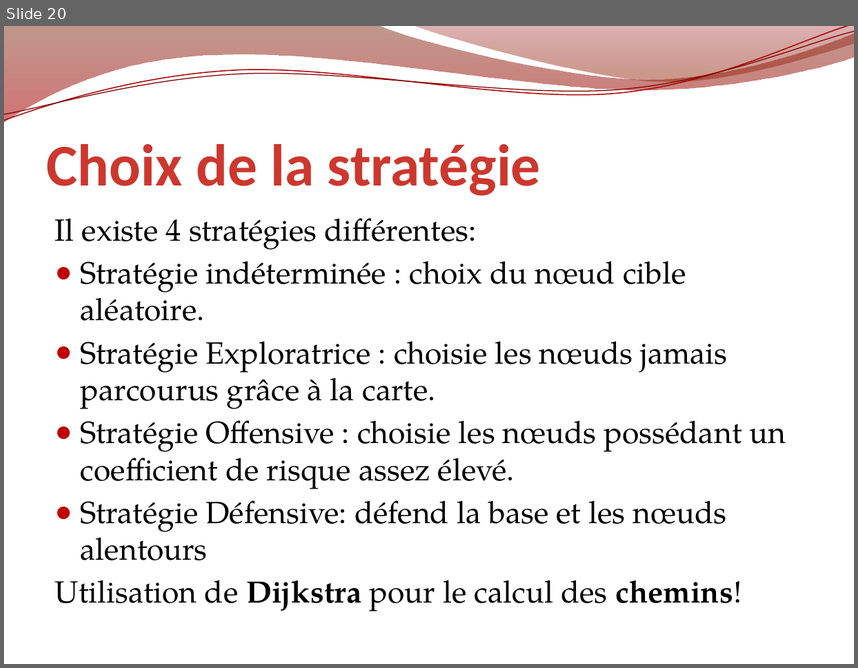
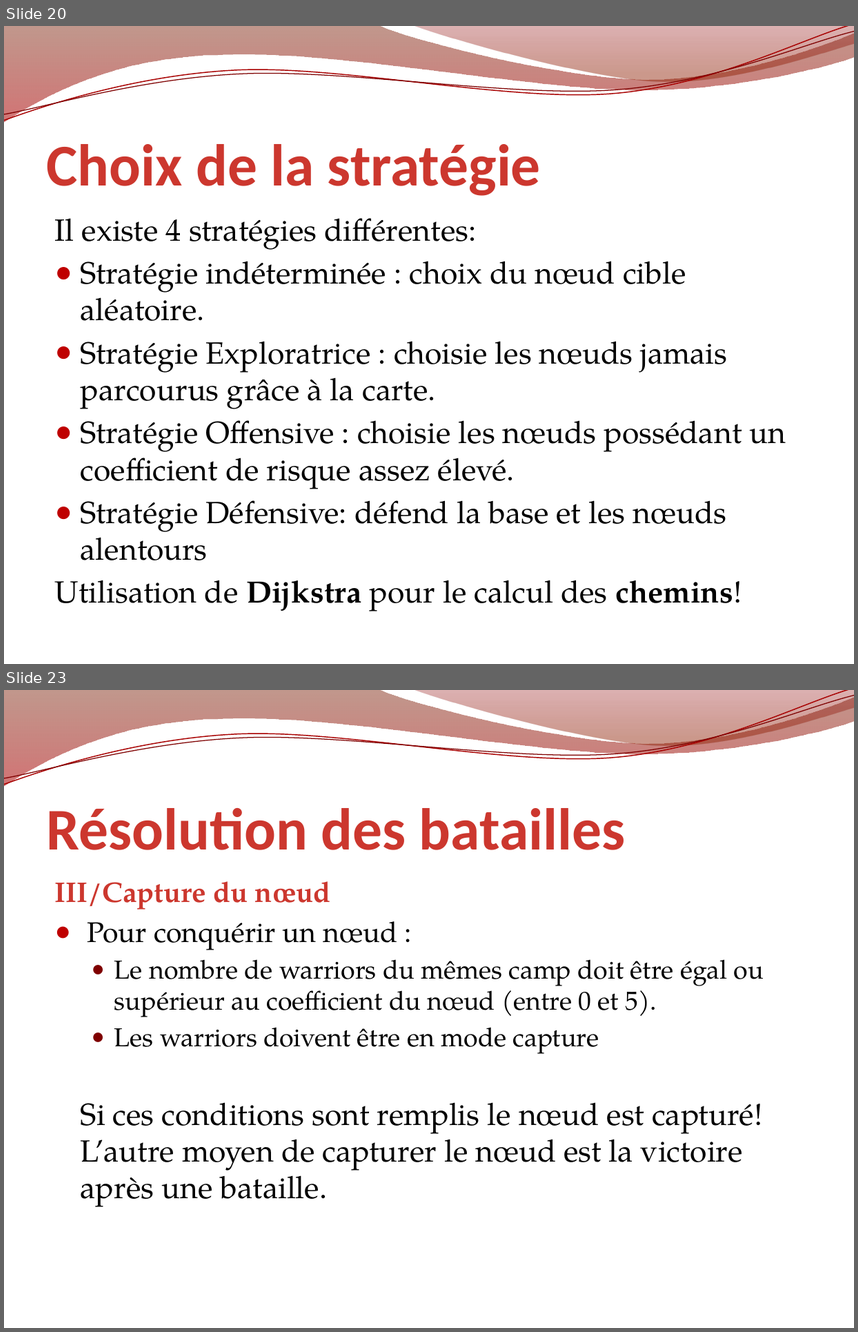
Before and after one commit to erz/voogle, a slide deck: doc/Voogle.pptx. Shown one above the other, each under a label of ours: slide 20 before the commit, slides 20 and 23 after it; the slides between them are not shown. The pictures are 858x668 and 858x1332 pixels, drawn with LibreOffice and Linux fonts; fonts in the diff are those of the drawing; background and template pictures are left out. Boxes give left, top, right and bottom in pixels: in the first picture for what was removed or moved away, otherwise in the second. Text is boxed around its words. In the diff, an @@ line names an element or a change of style, - is before the commit and + after.

```diff
--- a/doc/Voogle.pptx
+++ b/doc/Voogle.pptx
@@ slide 23 added at [4, 690, 854, 1328], background picture (left out); not listed: 4 template elements that a slide beside it also shows @@
@@ title added at [47, 808, 625, 850], 50 pt, text gradient #501100 to #CC372E to #F9EEEE, bold @@
+Résolution des batailles
@@ text added at [55, 881, 764, 1207], 22 pt, text #000000 @@
+III/Capture du nœud
+● Pour conquérir un nœud :
+  ● Le nombre de warriors du mêmes camp doit être égal ou supérieur au coefficient du nœud (entre 0 et 5).
+  ● Les warriors doivent être en mode capture
+Si ces conditions sont remplis le nœud est capturé!
+L’autre moyen de capturer le nœud est la victoire après une bataille.
```
Also in this commit, not shown: 3 other slides added, 1 slide removed, 3 other files.
